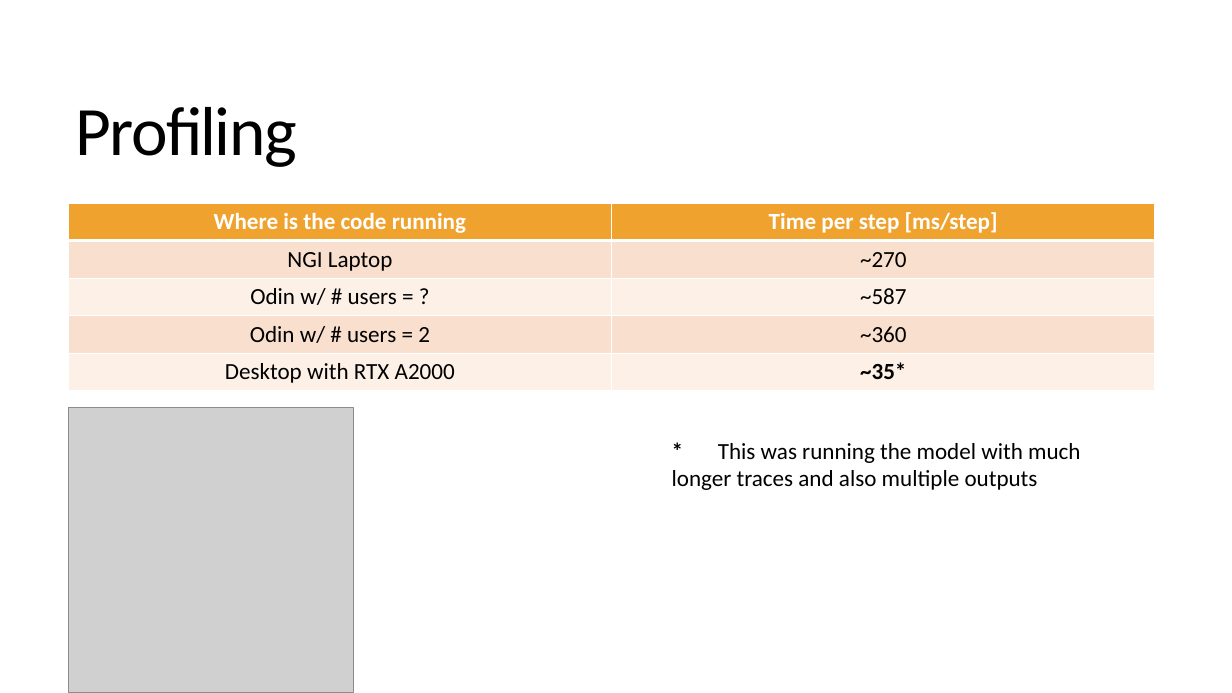
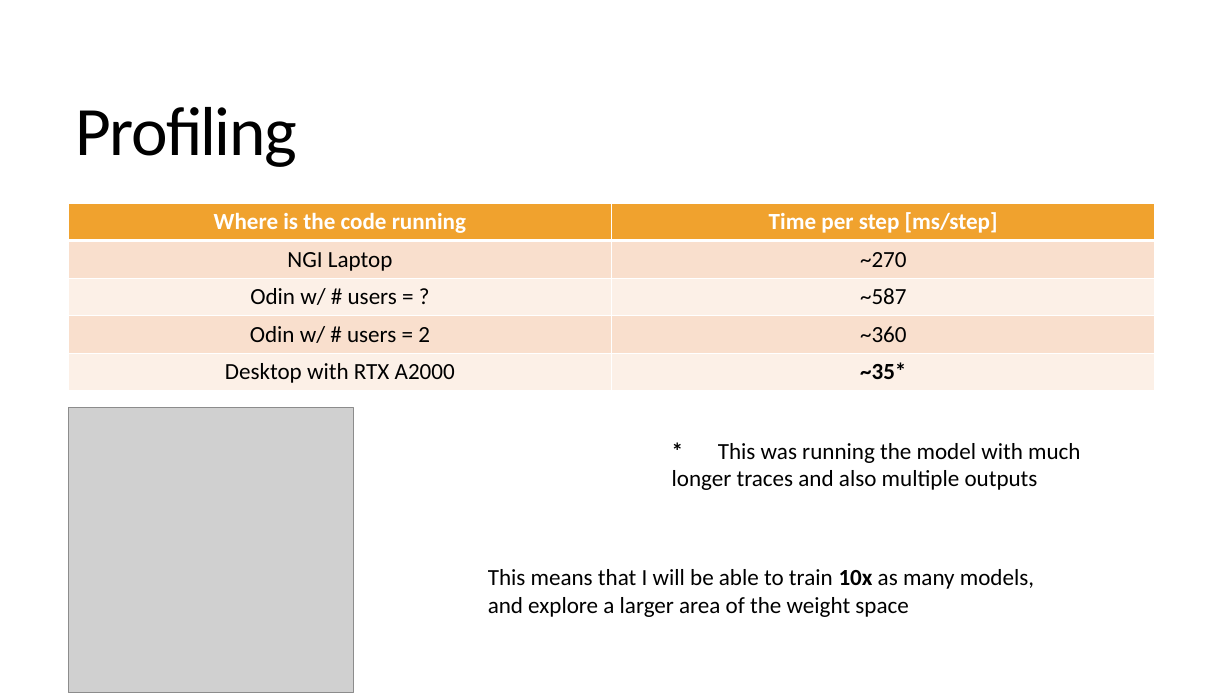
Before and after one commit to sjurmsc/MSC2023, a slide deck: slide 10 of Meeting Presentations/03.11.2022_General_meeting.pptx (slide 9 before the commit). Drawn at 1232x693 pixels with LibreOffice and Linux fonts; fonts in the diff are those of the drawing; grey boxes stand for pictures. Boxes give left, top, right and bottom in pixels: in the first picture for what was removed or moved away, otherwise in the second. Text is boxed around its words. In the diff, an @@ line names an element or a change of style, - is before the commit and + after.

```diff
--- a/Meeting Presentations/03.11.2022_General_meeting.pptx
+++ b/Meeting Presentations/03.11.2022_General_meeting.pptx
@@ text added at (488, 569, 1034, 617), 18 pt, text #000000 @@
+This means that I will be able to train 10x as many models, and explore a larger area of the weight space
```
Also in this commit, not shown: 1 other slide changed, 6 slides added, 1 other file.
